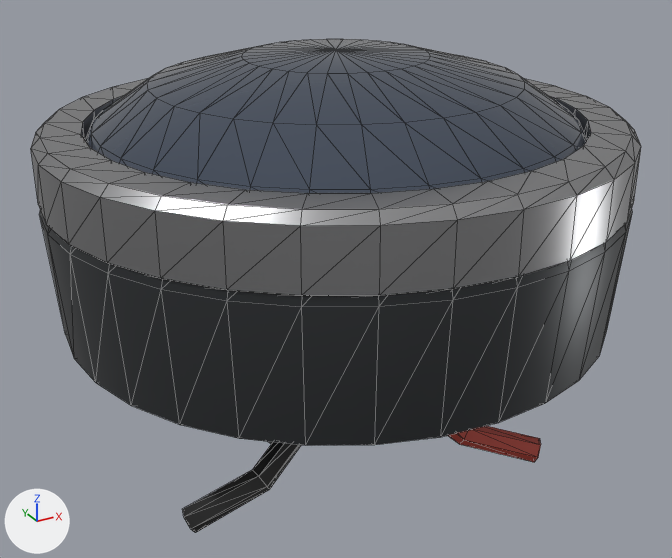
The glTF model assets/models/items/walker_eye.glb as it was, and as the next commit left it.
Before and after are seen from a 50 mm camera at (-0.0967, -0.1758, 0.085) aimed at (-0.0007, -0.0013, -0.0022). The lights are fixed; the arrows at lower left show +X, +Y and +Z. The older version comes first. Mesh edges are drawn as thin lines. Vertices at exactly the same position are counted once.

Objects in the first picture: 'body'.
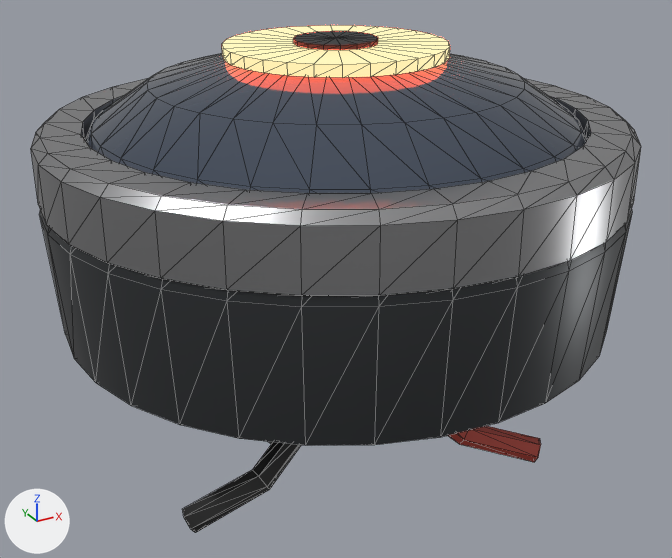
The newer file is also turned or shifted as a whole; pictures and numbers use the older file's frame.

Location of each change, (x1, y1, x2, y2) in pixels of the pictures (672 x 558 px):
'body', reshaped
    before: (31, 39, 641, 533)
    after: (31, 25, 641, 533)
part 1 of me_body, added
    after: (222, 25, 450, 77)

The change, as a list of edits to the scene's bpy script:
```text
Change me_body:
    used by ob_body; location = (0.0, 0.0, 0.0)
    remove me_body.from_pydata(...)  # 680 vertices, 1340 faces; spans x -0.064..0.064, y -0.064..0.064, z -0.0502..0.0502
    add me_body.from_pydata(...)  # 771 vertices, 1516 faces; spans x -0.064..0.064, y -0.064..0.064, z -0.0502..0.0527
    me_body part 1: a new loose piece of 91 vertices spanning x -0.024..0.024, y -0.024..0.024, z 0.0492..0.0527
```
